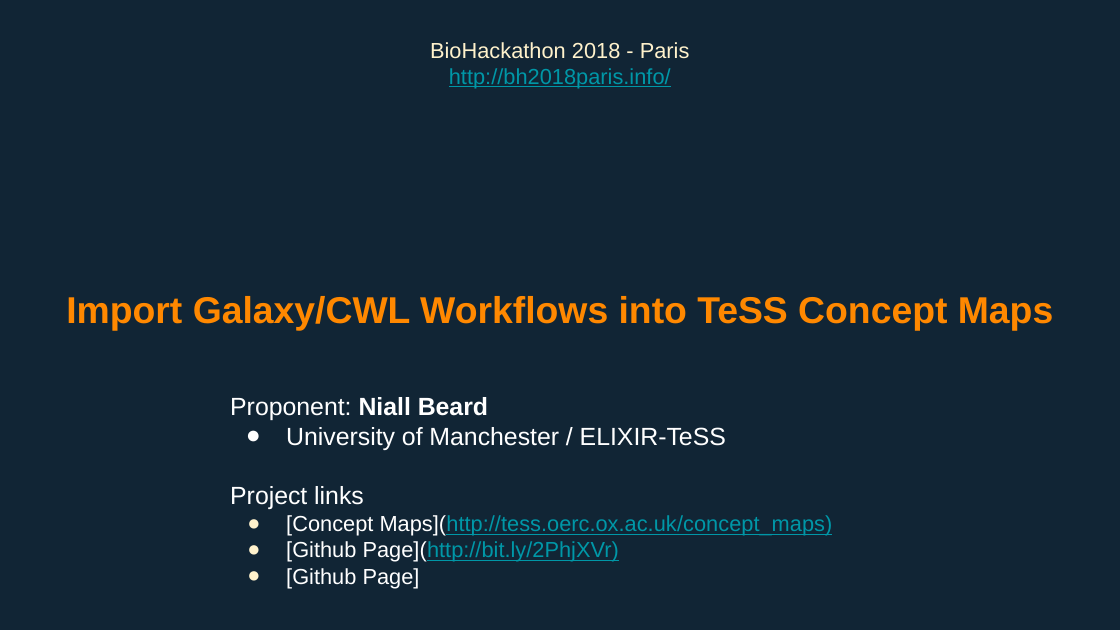
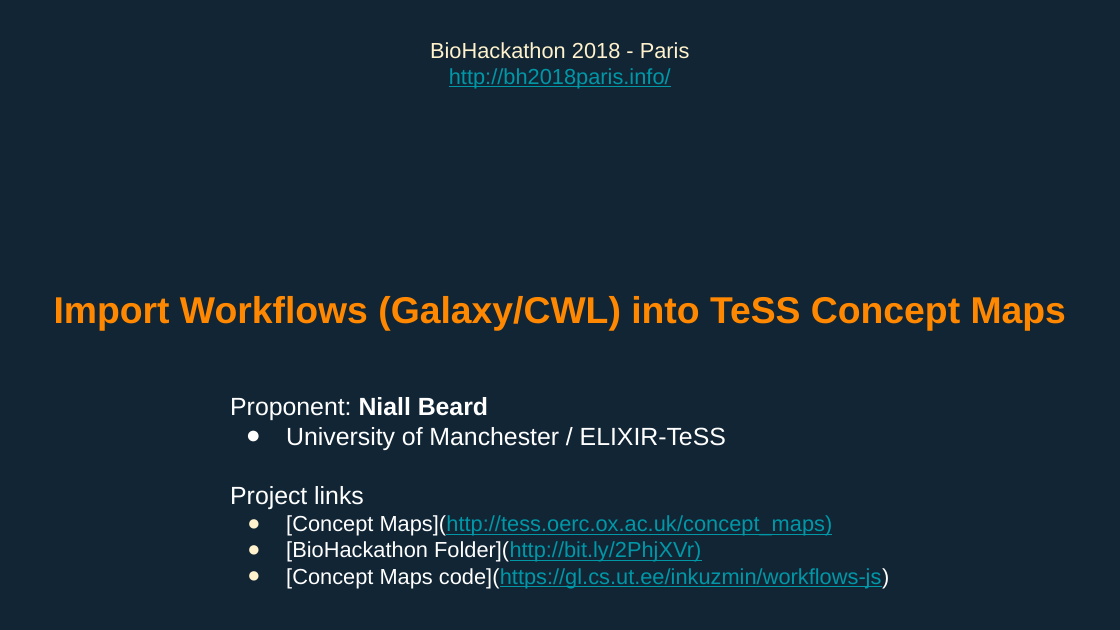
Before and after one commit to elixir-europe/BioHackathon, a slide deck: slide 1 of tools/Import workflows into TeSS Concept Maps/Biohackathon-TeSS-ConceptMaps.pptx. Drawn at 1120x630 pixels with LibreOffice and Linux fonts; fonts in the diff are those of the drawing; background and template pictures are left out. Boxes give left, top, right and bottom in pixels: in the first picture for what was removed or moved away, otherwise in the second. Text is boxed around its words. In the diff, an @@ line names an element or a change of style, - is before the commit and + after.

Commit message:
Added some clearer milestones to Concept Maps presentation

```diff
--- a/tools/Import workflows into TeSS Concept Maps/Biohackathon-TeSS-ConceptMaps.pptx
+++ b/tools/Import workflows into TeSS Concept Maps/Biohackathon-TeSS-ConceptMaps.pptx
@@ title at bbox=[54, 296, 1066, 331]: text changed @@
-Import Galaxy/CWL Workflows into TeSS Concept Maps
+Import Workflows (Galaxy/CWL) into TeSS Concept Maps
@@ subtitle at bbox=[286, 541, 890, 588]: text changed; text colour #FFFFFF to #0097A7 @@
-● [Github Page](http://bit.ly/2PhjXVr)
-● [Github Page]
+● [BioHackathon Folder](http://bit.ly/2PhjXVr)
+● [Concept Maps code](https://gl.cs.ut.ee/inkuzmin/workflows-js)
```
Also in this commit, not shown: 5 other slides changed.
